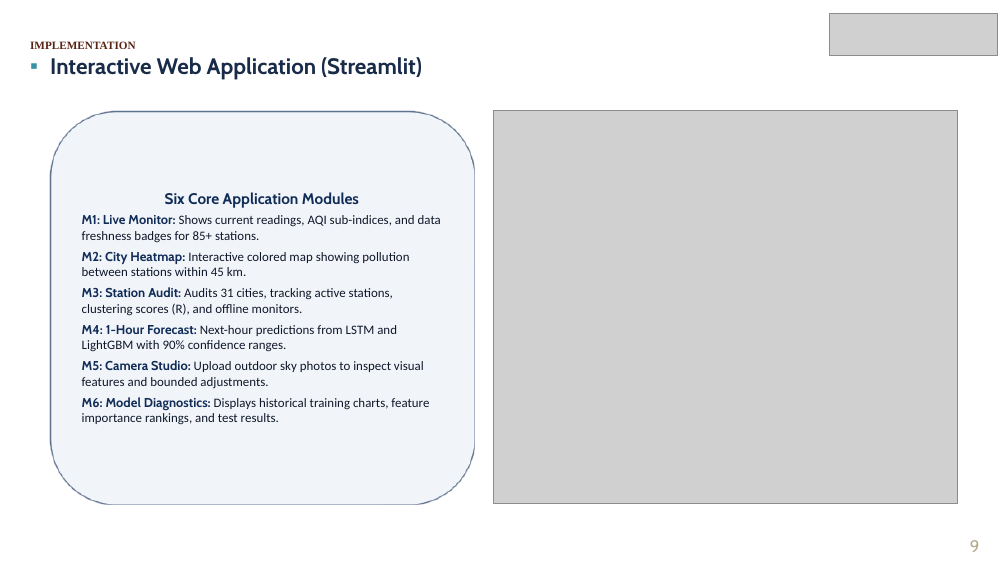
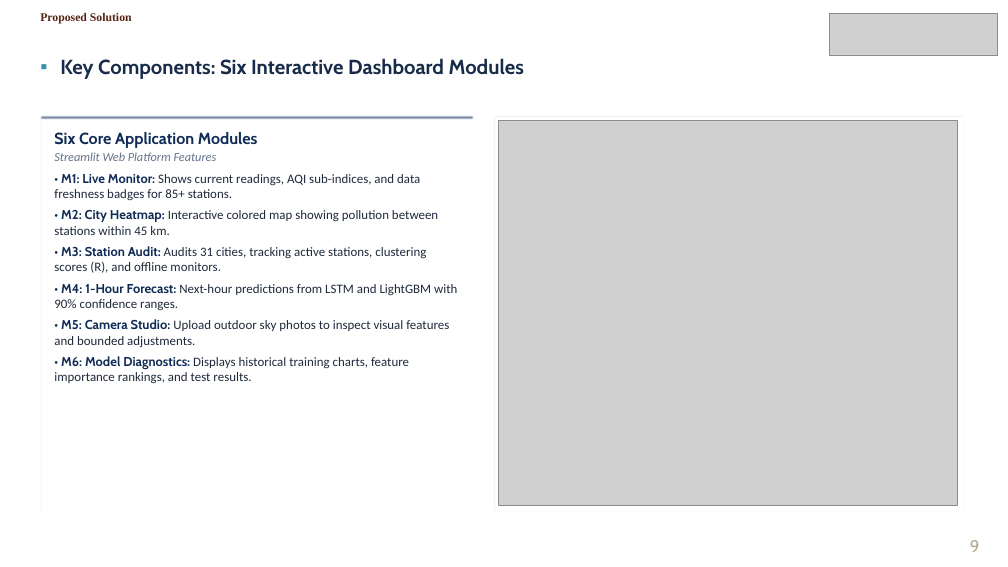
Before and after one commit to Rushyasree/Multimodal_airquality_prediction, a slide deck: slide 9 of docs/VayuDrishti_Final_Review_Simple_Language.pptx. Drawn at 1008x567 pixels with LibreOffice and Linux fonts; fonts in the diff are those of the drawing; grey boxes stand for pictures; background and template pictures are left out. Boxes give left, top, right and bottom in pixels: in the first picture for what was removed or moved away, otherwise in the second. Text is boxed around its words. In the diff, an @@ line names an element or a change of style, - is before the commit and + after.

Commit message:
Refactor presentation layout to executive university standard: eliminate amateur shapes, refine typography, align cards, and verify all 16 slides

```diff
--- a/docs/VayuDrishti_Final_Review_Simple_Language.pptx
+++ b/docs/VayuDrishti_Final_Review_Simple_Language.pptx
@@ text at (x1=40, y1=13, x2=132, y2=24): text changed; size 8 to 8.4 pt @@
-IMPLEMENTATION
+Proposed Solution
@@ text "Proposed Solution" at (x1=40, y1=13, x2=132, y2=24): vertical alignment middle to top @@
@@ text at (x1=60, y1=58, x2=524, y2=79): text changed; size 16 to 14.5 pt @@
-▪ Interactive Web Application (Streamlit)
+▪ Key Components: Six Interactive Dashboard Modules
@@ rectangle "Six Core Application Modules" resized from (x1=50, y1=111, x2=474, y2=504) to (x1=40, y1=116, x2=474, y2=511) @@
@@ rectangle "Six Core Application Modules" at (x1=40, y1=116, x2=474, y2=511): vertical alignment middle to top; rounded rectangle to rectangle; fill #F1F5F9 to #FFFFFF; outline #102C57 1 pt to #E2E8F0 1 pt @@
@@ rectangle added at (x1=40, y1=116, x2=474, y2=120), fill #102C57 @@
@@ rectangle added at (x1=494, y1=116, x2=963, y2=511), fill #FFFFFF, outline #E2E8F0 1 pt @@
@@ text in rectangle at (x1=54, y1=132, x2=258, y2=148): size 11 to 11.5 pt in "Six Core Application Modules"; alignment centre to left; less space between paragraphs @@
@@ picture resized from (x1=494, y1=111, x2=958, y2=504) to (x1=499, y1=121, x2=958, y2=506) @@
@@ text in rectangle at (x1=54, y1=152, x2=457, y2=384): text changed; text colour #0F172A to #1E293B @@
-M1: Live Monitor: Shows current readings, AQI sub-indices, and data freshness badges for 85+ stations.
-M2: City Heatmap: Interactive colored map showing pollution between stations within 45 km.
-M3: Station Audit: Audits 31 cities, tracking active stations, clustering scores (R), and offline monitors.
-M4: 1-Hour Forecast: Next-hour predictions from LSTM and LightGBM with 90% confidence ranges.
-M5: Camera Studio: Upload outdoor sky photos to inspect visual features and bounded adjustments.
-M6: Model Diagnostics: Displays historical training charts, feature importance rankings, and test results.
+Streamlit Web Platform Features
+• M1: Live Monitor: Shows current readings, AQI sub-indices, and data freshness badges for 85+ stations.
+• M2: City Heatmap: Interactive colored map showing pollution between stations within 45 km.
+• M3: Station Audit: Audits 31 cities, tracking active stations, clustering scores (R), and offline monitors.
+• M4: 1-Hour Forecast: Next-hour predictions from LSTM and LightGBM with 90% confidence ranges.
+• M5: Camera Studio: Upload outdoor sky photos to inspect visual features and bounded adjustments.
+• M6: Model Diagnostics: Displays historical training charts, feature importance rankings, and test results.
```
Also in this commit, not shown: 15 other slides changed, 36 other files.
